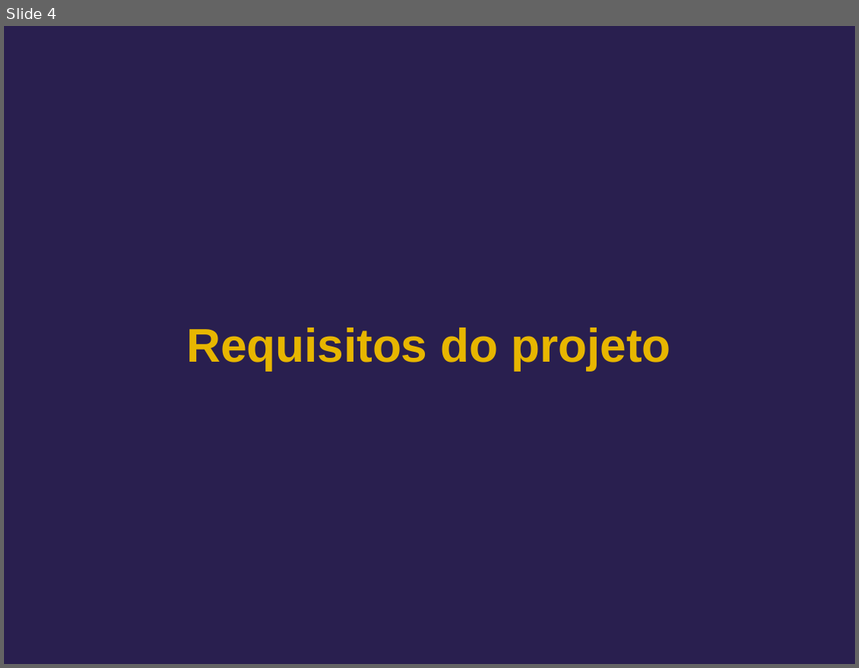
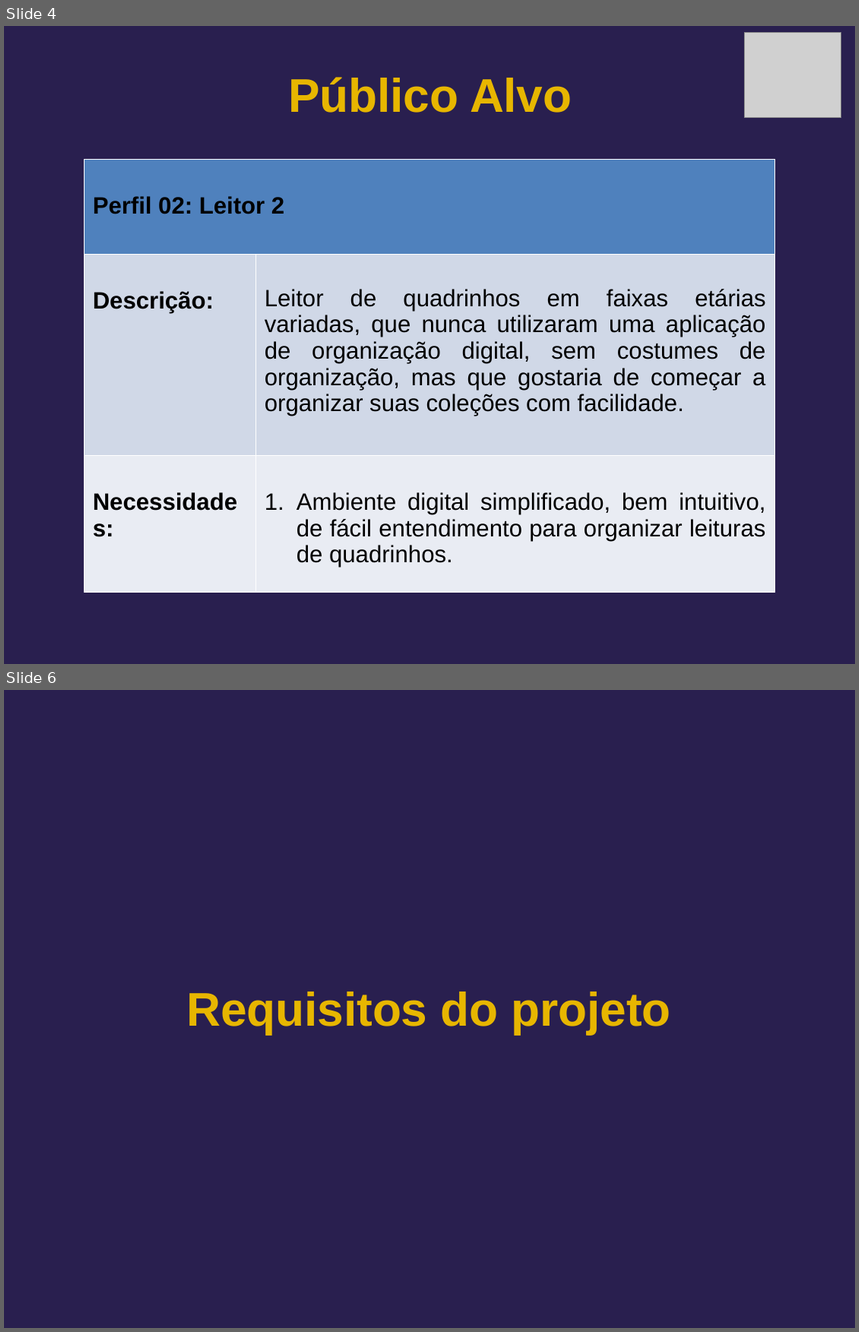
Before and after one commit to ICEI-PUC-Minas-PMV-ADS/pmv-ads-2023-2-e1-proj-web-t1-clube-do-quadrinho, a slide deck: apresentacao/Apresentação.pptx. Shown one above the other, each under a label of ours: slide 4 before the commit, slides 4 and 6 after it; the slides between them are not shown. The pictures are 859x668 and 859x1332 pixels, drawn with LibreOffice and Linux fonts; fonts in the diff are those of the drawing; grey boxes stand for pictures; background and template pictures are left out. Boxes give left, top, right and bottom in pixels: in the first picture for what was removed or moved away, otherwise in the second. Text is boxed around its words. In the diff, an @@ line names an element or a change of style, - is before the commit and + after.

```diff
--- a/apresentacao/Apresentação.pptx
+++ b/apresentacao/Apresentação.pptx
@@ slide 4 added at (x1=4, y1=26, x2=855, y2=664), background #FFFFFF @@
@@ freeform shape added at (x1=4, y1=26, x2=855, y2=664), fill #291F4F @@
@@ picture added at (x1=744, y1=33, x2=842, y2=118) @@
@@ title added at (x1=288, y1=77, x2=572, y2=113), 40 pt, text #E7B600, bold @@
+Público Alvo
@@ table added at (x1=84, y1=160, x2=775, y2=593), 3 rows, 2 columns @@
+Perfil 02: Leitor 2 | 
+Descrição: | Leitor de quadrinhos em faixas etárias variadas, que nunca utilizaram uma aplicação de organização digital, sem costumes de organização, mas que gostaria de começar a organizar suas coleções com facilidade.
+Necessidades: | Ambiente digital simplificado, bem intuitivo, de fácil entendimento para organizar leituras de quadrinhos.
@@ what was slide 4 is now slide 6 @@
```
Also in this commit, not shown: 3 slides changed, 1 other slide added, 1 other file.
